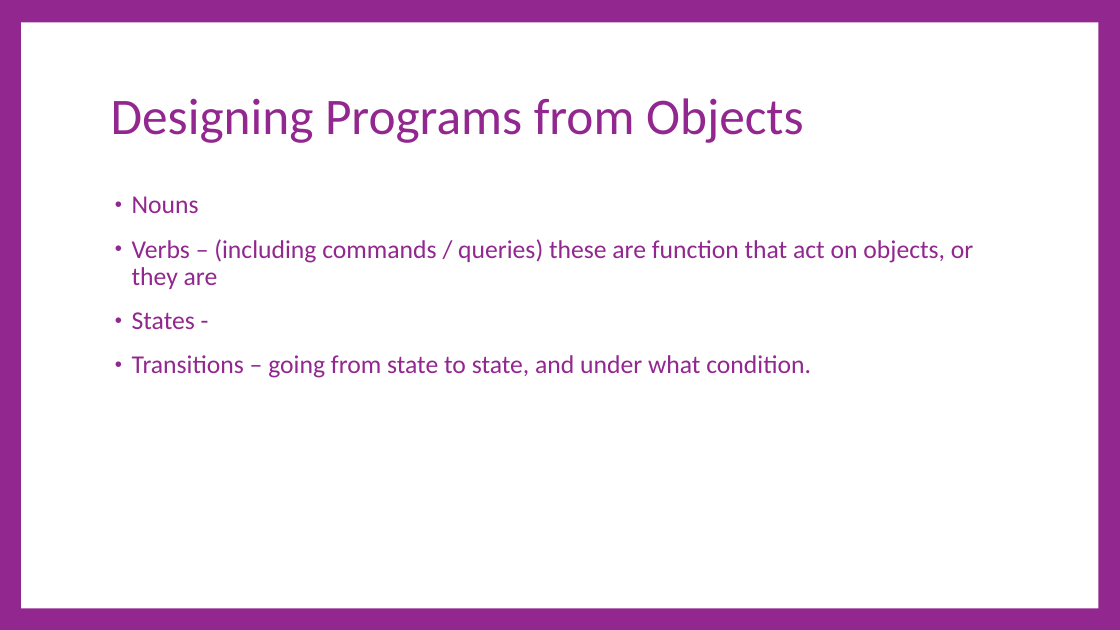
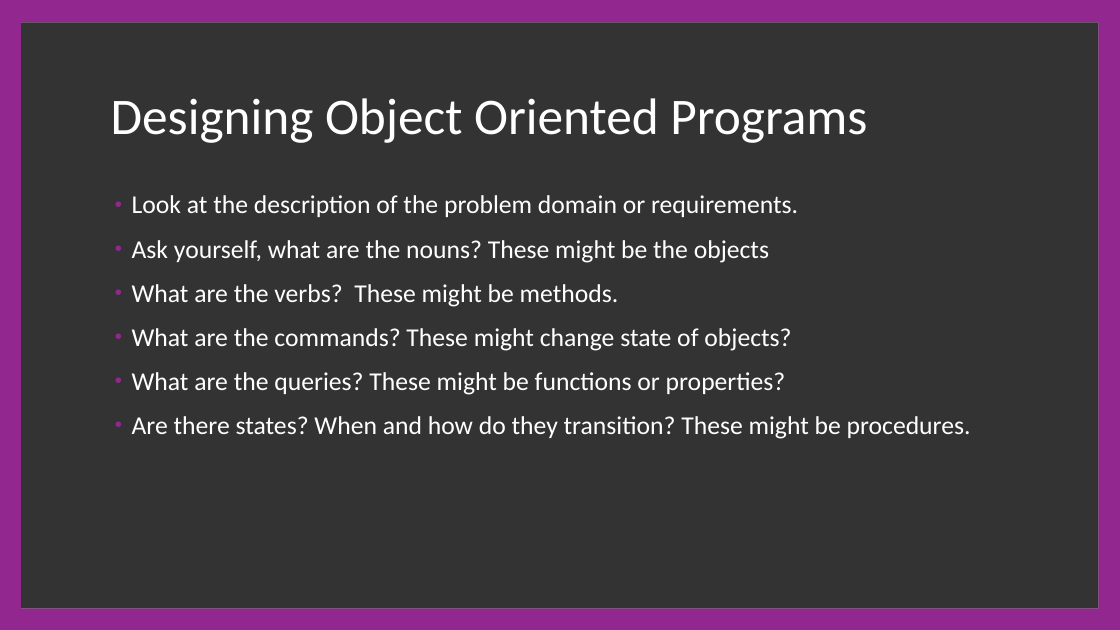
Before and after one commit to cdiggins/cs321, a slide deck: slide 19 of class-notes/cs321-winter-2023-lecture-10-classes.pptx (slide 24 before the commit). Drawn at 1120x630 pixels with LibreOffice and Linux fonts; fonts in the diff are those of the drawing; background and template pictures are left out. Boxes give left, top, right and bottom in pixels: in the first picture for what was removed or moved away, otherwise in the second. Text is boxed around its words. In the diff, an @@ line names an element or a change of style, - is before the commit and + after.

```diff
--- a/class-notes/cs321-winter-2023-lecture-10-classes.pptx
+++ b/class-notes/cs321-winter-2023-lecture-10-classes.pptx
@@ rectangle added at bbox=[21, 22, 1098, 608], fill #000000 at 80% opacity @@
@@ title at bbox=[111, 98, 867, 143]: text changed; text colour #92278F to #FFFFFF @@
-Designing Programs from Objects
+Designing Object Oriented Programs
@@ text at bbox=[132, 195, 971, 439]: text changed; text colour #92278F to #FFFFFF @@
-• Nouns
-• Verbs – (including commands / queries) these are function that act on objects, or they are
-• States -
-• Transitions – going from state to state, and under what condition.
+• Look at the description of the problem domain or requirements.
+• Ask yourself, what are the nouns? These might be the objects
+• What are the verbs? These might be methods.
+• What are the commands? These might change state of objects?
+• What are the queries? These might be functions or properties?
+• Are there states? When and how do they transition? These might be procedures.
```
Also in this commit, not shown: 18 other slides changed, 7 slides removed, 1 other file.
